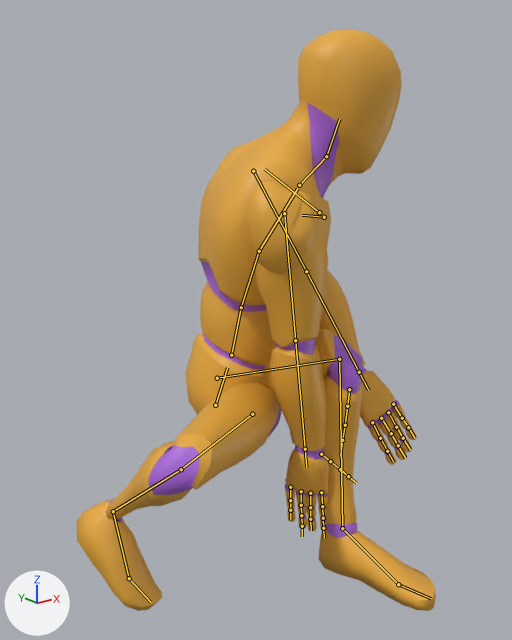
An edit to the glTF model assets/animations/nadja_golpes.glb, drawn before and after from the same camera.
Rendered twice from a 50 mm lens placed at (-0.921, -1.259, 1.072), pointed at (-0.003, -0.113, 0.613). Lighting does not change. The marker at lower left points along +X, +Y and +Z. The first picture is the older version. Both versions are drawn at frame 2 of the action 'Nadja_Rasteira'; the numbers are the values there. The bones that change, and the others that lie on the model, are drawn over the model as lines.

In view in the first picture: 'Mannequin'.
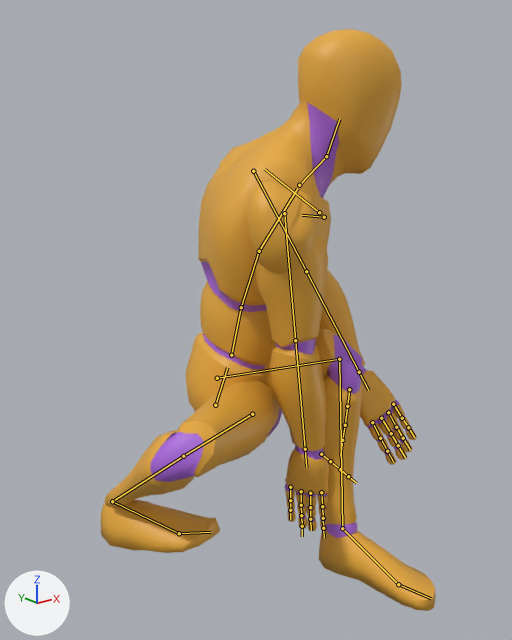
The change in detail:
Bone 'thigh_r' (bone_thigh_r) turns from (54, 19, 137) to (51, 15, 137) degrees about its own x, y and z.
Bone 'calf_r' (bone_calf_r) turns from (119, 0, 0) to (121, 0, 0) degrees about its own x, y and z.
Bone 'foot_r' (bone_foot_r) turns from (45, -63, -110) to (-20, -58, -107) degrees about its own x, y and z.

Location of each change, [x1, y1, x2, y2] in pixels of the pictures (512 x 640 px):
'Mannequin', posed (7% narrower): before [76, 29, 436, 611]; after [101, 29, 436, 611]
bone 'thigh_r', root to tip: before (252, 414) to (181, 469); after (252, 414) to (183, 456)
bone 'calf_r', root to tip: before (181, 469) to (113, 511); after (183, 456) to (112, 501)
bone 'foot_r', root to tip: before (113, 511) to (129, 578); after (112, 501) to (179, 533)
